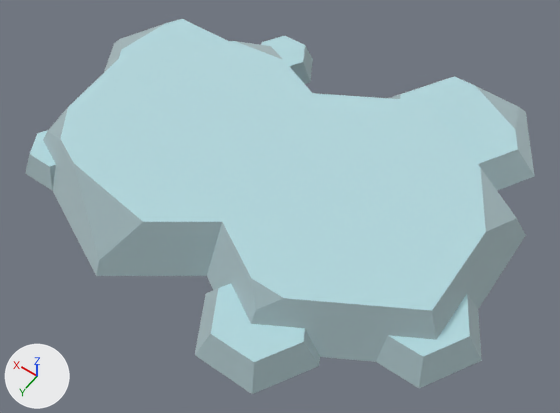
The glTF model public/models/nf2/nature/platform_stone.glb as it was, and as the next commit left it.
The view is the same before and after, from a 50 mm camera at (-0.507, 0.702, 0.951) aimed at (-0.043, 0.053, -0.068). Lighting does not change. The marker at lower left points along +X, +Y and +Z. The first picture is the older version. Where no turn or scale is listed for an object, it has been applied to the vertices.

Objects in the first picture: 'platform_stone'.
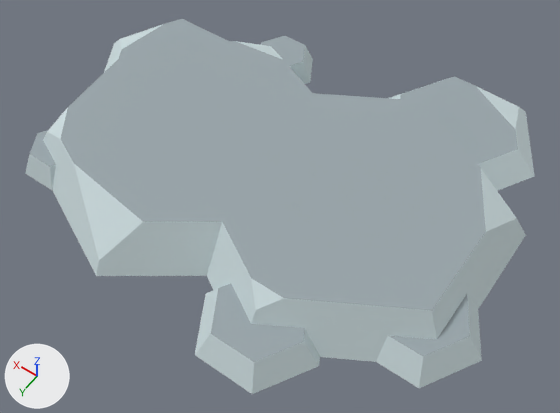
What changed in the scene script:
```text
Change mat_stonedark:
    mat_stonedark.metallic: 1.0 -> 0.0
Change mat_stone:
    mat_stone.metallic: 1.0 -> 0.0
    mat_stone.base_color: (0.722, 0.886, 0.91) -> (0.323, 0.381, 0.407)  # pale blue #ddf2f5 -> grey #9aa6ab
Remove ob_tmpparent:
    ob_tmpparent = bpy.data.objects.new('tmpParent', None)
    ob_tmpparent.location = (0.0, 0.0, 0.0)
```

What differs and where, as boxes (x1, y1, x2, y2) in the pictures (560 x 413 px):
'platform_stone', surface changed, recoloured: (25, 19, 535, 394) in both
